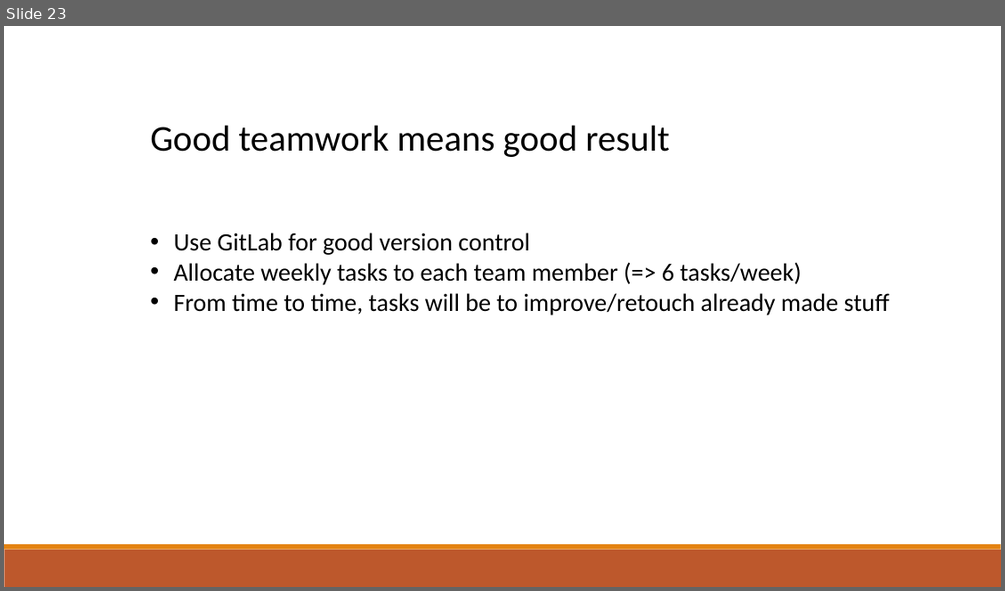
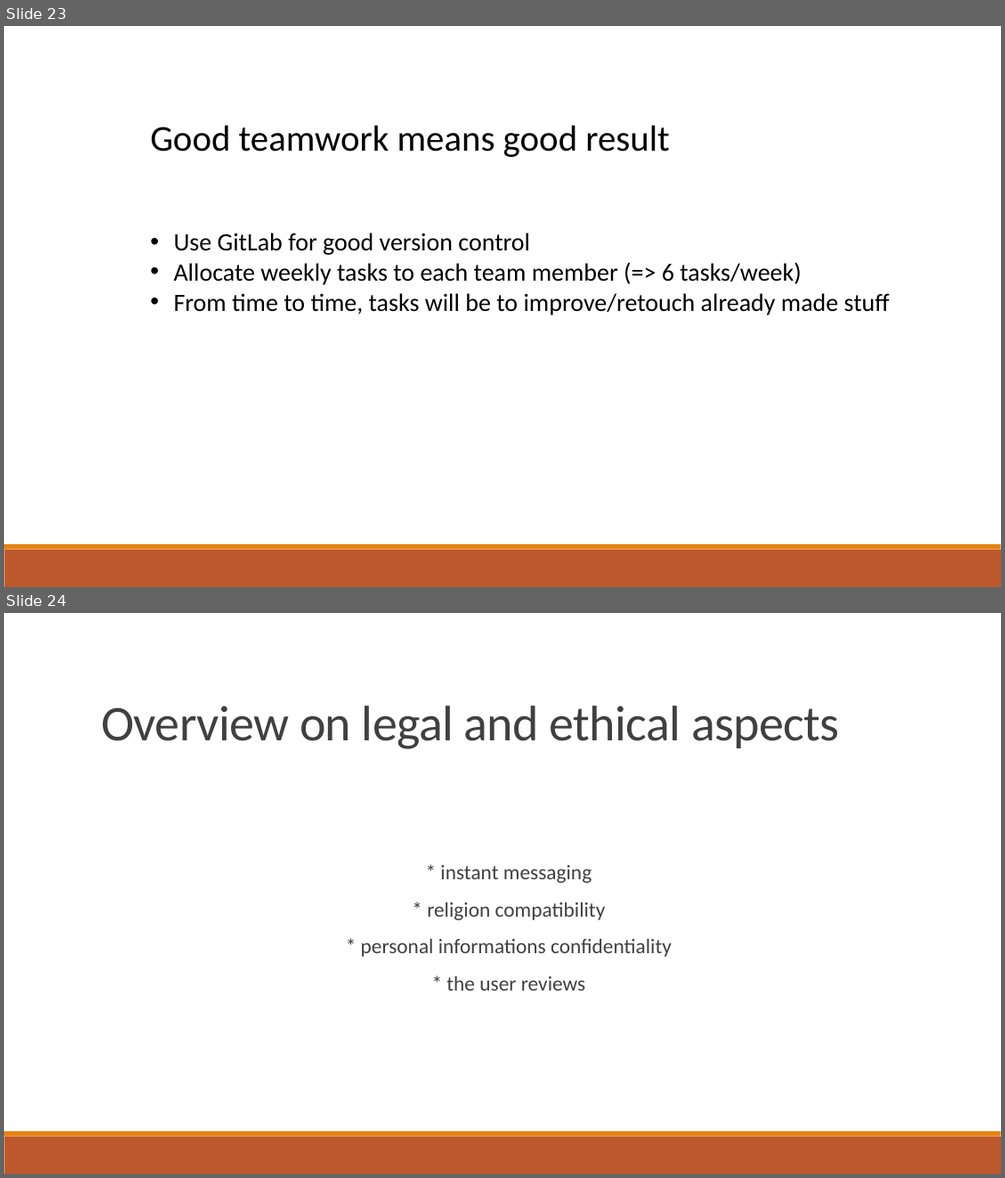
Before and after one commit to dragosthealex/roomies, a slide deck: resources/final_presentation.pptx. Shown one above the other, each under a label of ours: slide 23 before the commit, slides 23 and 24 after it. The pictures are 1005x591 and 1005x1178 pixels, drawn with LibreOffice and Linux fonts; fonts in the diff are those of the drawing. Boxes give left, top, right and bottom in pixels: in the first picture for what was removed or moved away, otherwise in the second. Text is boxed around its words. In the diff, an @@ line names an element or a change of style, - is before the commit and + after.

```diff
--- a/resources/final_presentation.pptx
+++ b/resources/final_presentation.pptx
@@ slide 24 added at (4,613,1001,1174), background #FFFFFF; not listed: 2 template elements that a slide beside it also shows @@
@@ title added at (101,706,840,749), 48 pt, text #404040 @@
+Overview on legal and ethical aspects
@@ subtitle added at (361,865,672,990), 20 pt, text #404040 @@
+  * instant messaging
+  * religion compatibility
+  * personal informations confidentiality
+  * the user reviews
```
Also in this commit, not shown: 2 slides changed, 6 other slides added, 2 slides removed.
